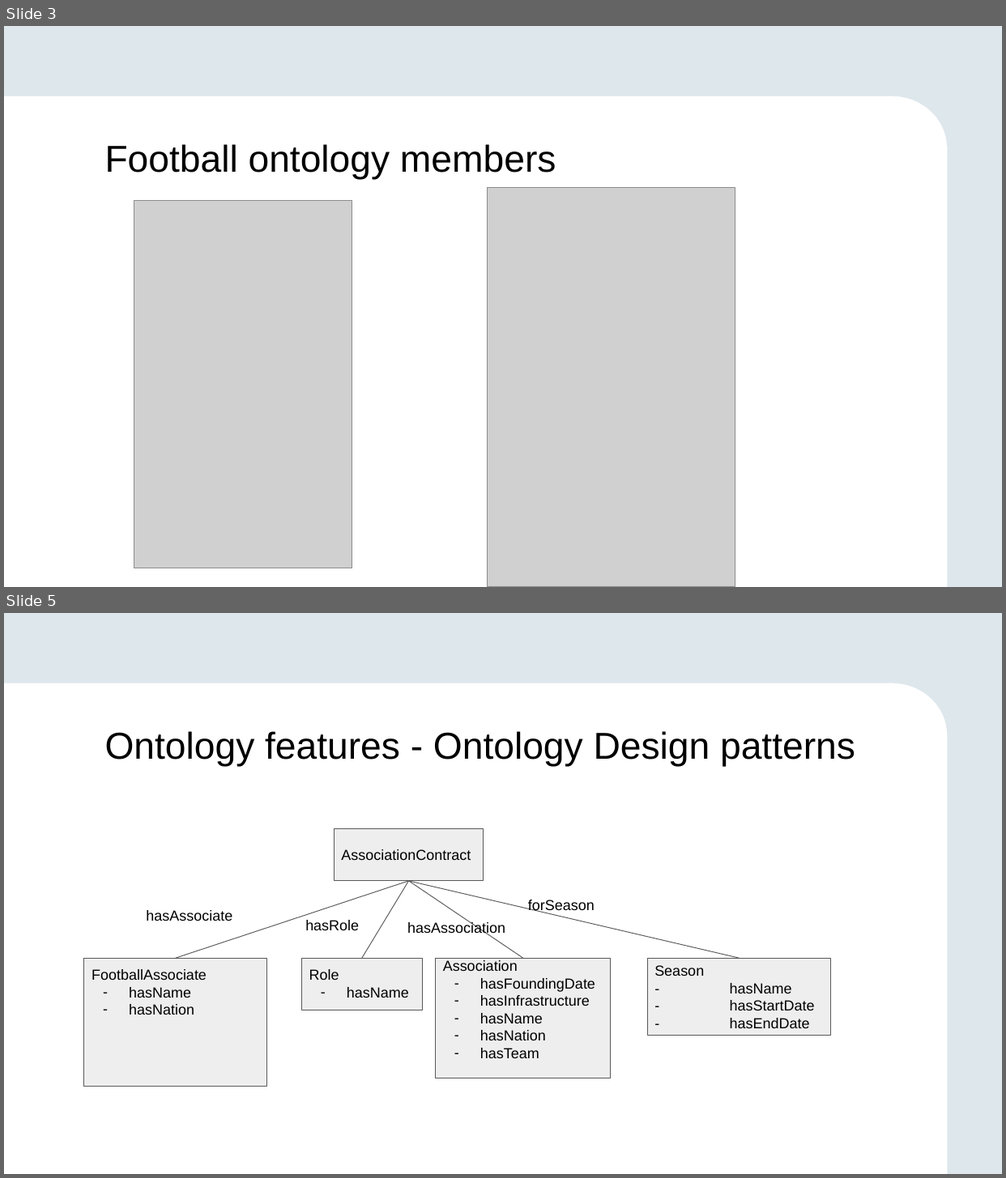
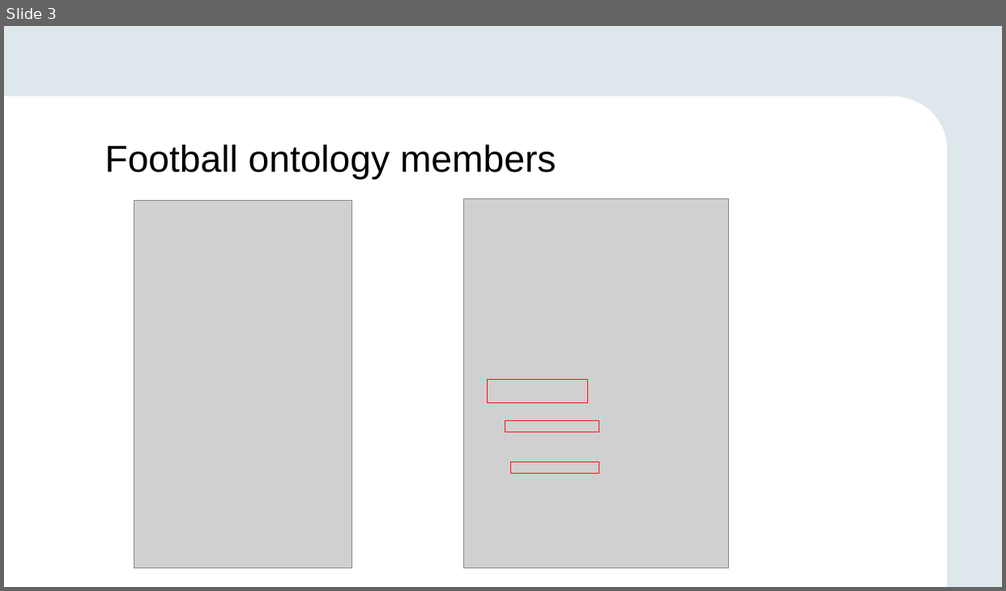
Before and after one commit to GreenfishK/SAIKS, a slide deck: Presentations/SAIKS Assignment final.pptx. Shown one above the other, each under a label of ours: slides 3 and 5 before the commit, slide 3 after it; the slides between them are not shown. The pictures are 1006x1178 and 1006x591 pixels, drawn with LibreOffice and Linux fonts; fonts in the diff are those of the drawing; grey boxes stand for pictures; background and template pictures are left out. Boxes give left, top, right and bottom in pixels: in the first picture for what was removed or moved away, otherwise in the second. Text is boxed around its words. In the diff, an @@ line names an element or a change of style, - is before the commit and + after.

```diff
--- a/Presentations/SAIKS Assignment final.pptx
+++ b/Presentations/SAIKS Assignment final.pptx
@@ slide 5 removed at (x1=4, y1=613, x2=1002, y2=1174), background #DEE7EC; not listed: 3 template elements that a slide beside it also shows @@
@@ text removed at (x1=105, y1=731, x2=855, y2=767) @@
-Ontology features - Ontology Design patterns
@@ rectangle removed at (x1=334, y1=828, x2=484, y2=881) @@
-AssociationContract
@@ freeform shape removed at (x1=176, y1=881, x2=408, y2=958) @@
@@ freeform shape removed at (x1=362, y1=881, x2=408, y2=958) @@
@@ freeform shape removed at (x1=409, y1=881, x2=739, y2=958) @@
@@ freeform shape removed at (x1=409, y1=881, x2=523, y2=958) @@
@@ text removed at (x1=528, y1=900, x2=594, y2=914) @@
-forSeason
@@ text removed at (x1=146, y1=910, x2=232, y2=921) @@
-hasAssociate
@@ text removed at (x1=305, y1=920, x2=359, y2=931) @@
-hasRole
@@ text removed at (x1=407, y1=922, x2=505, y2=937) @@
-hasAssociation
@@ rectangle removed at (x1=84, y1=958, x2=266, y2=1086) @@
-FootballAssociate
-– hasName
-– hasNation
@@ rectangle removed at (x1=302, y1=958, x2=423, y2=1011) @@
-Role
-– hasName
@@ rectangle removed at (x1=436, y1=958, x2=612, y2=1078) @@
-Association
-– hasFoundingDate
-– hasInfrastructure
-– hasName
-– hasNation
-– hasTeam
@@ rectangle removed at (x1=647, y1=958, x2=830, y2=1035) @@
-Season
-- hasName
-- hasStartDate
-- hasEndDate
@@ slide 3 changed as well @@
@@ picture resized from (x1=488, y1=188, x2=735, y2=587) to (x1=463, y1=199, x2=729, y2=569) @@
@@ rectangle added at (x1=488, y1=379, x2=588, y2=403), outline #FF0000 0.75 pt @@
@@ rectangle added at (x1=505, y1=421, x2=599, y2=433), outline #FF0000 0.75 pt @@
@@ rectangle added at (x1=511, y1=463, x2=599, y2=475), outline #FF0000 0.75 pt @@
```
Also in this commit, not shown: 1 other slide changed, 2 slides added, 2 other slides removed.
